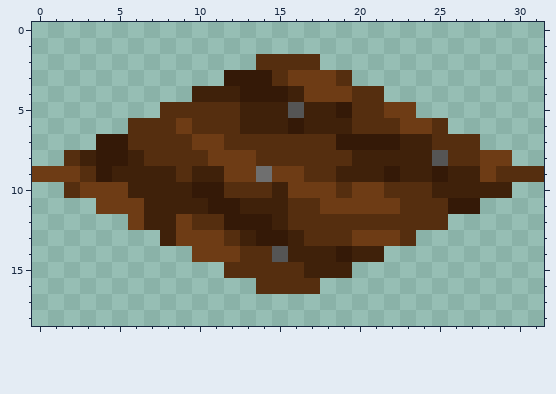
Pixel-art sprite -- p/70[1,1]y.png. The first picture shows the starting point.
The file is 32x32 pixels. Shown: x 0..31, y 0..18.
The same view after the edit:
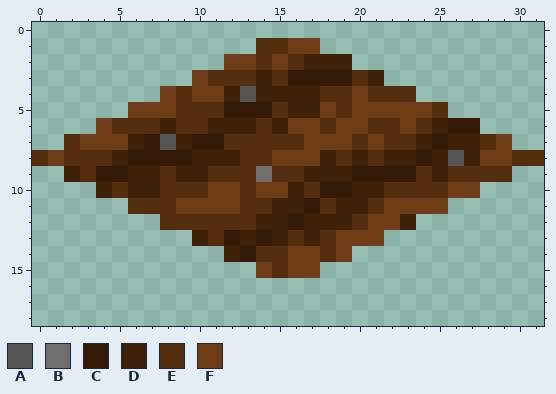
Palette (. is transparent): A #555555  B #6f6f6f  C #341907  D #3f210a  E #552e0f  F #6e3c15
The edit:
Changed rows in their new state; - is an unchanged pixel.
first column x 0:
 1 --------------EEFF--------------
 2 ------------FF-F-DDD------------
 3 ----------FEEED-CCCCED----------
 4 --------FEFF-ADD-DEEF-EE--------
 5 ------FFF---CCCED-FEFF--FE------
 6 ----FE--DE-DD-E-FFEFF---EDCC----
 7 --EFFFDCADCC-----FFFEFEE-CDDEF--
 8 EF-EEDCCCCDDDE-FFFD--E--CDAD--EE
 9 ..D--C--ED-EEE-EEDD-CC-CEDEEE-..
10 --..DE--EEEFF-FFDECCDD---EFF..--
11 ----..EEEFFFFEE-DCEDDE-FFF..----
12 ------..EE--EED-CDDD-FFD..------
13 --------..DEC--DED-F--..--------
14 ----------..DC-EFFEF..----------
15 ------------..F-FF..------------
16 --------------....--------------
Pixel boxes of the changes (left, top, right, bottom) in both pictures:
changed: (32, 38, 544, 294)
